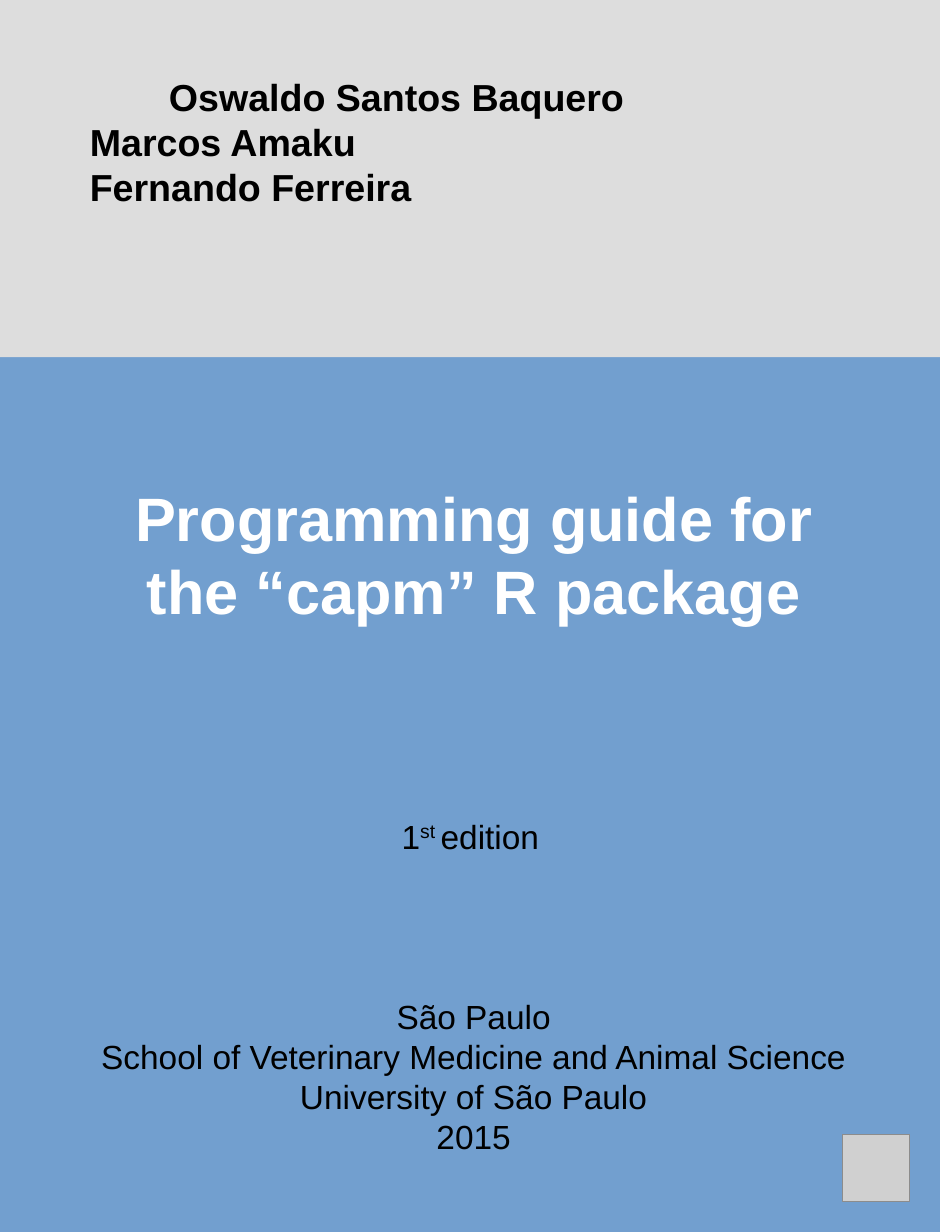
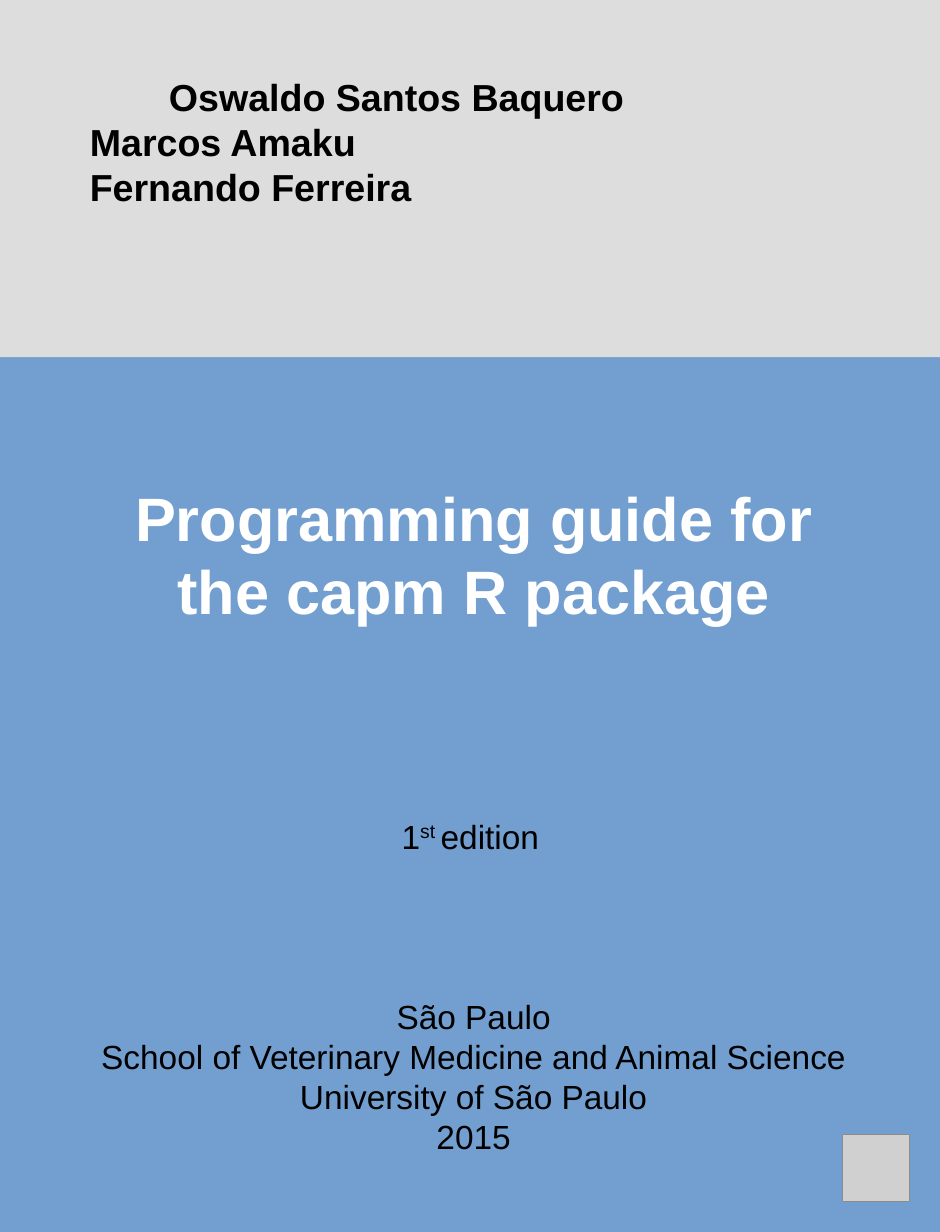
Before and after one commit to eduardocpacheco99/programming-guide-for-the-capm-r-package, a slide deck: slide 1 of cover.odp. Drawn at 940x1232 pixels with LibreOffice and Linux fonts; fonts in the diff are those of the drawing; grey boxes stand for pictures. Boxes give left, top, right and bottom in pixels: in the first picture for what was removed or moved away, otherwise in the second. Text is boxed around its words. In the diff, an @@ line names an element or a change of style, - is before the commit and + after.

```diff
--- a/cover.odp
+++ b/cover.odp
@@ text at (135,496,812,625): text changed @@
-Programming guide for the “capm” R package
+Programming guide for the capm R package
```
Also in this commit, not shown: 6 other files.
